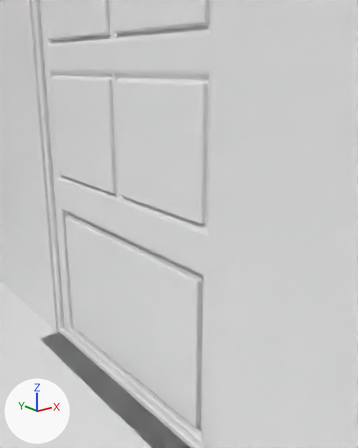
What one commit did to the Blender file 인테리어.blend.
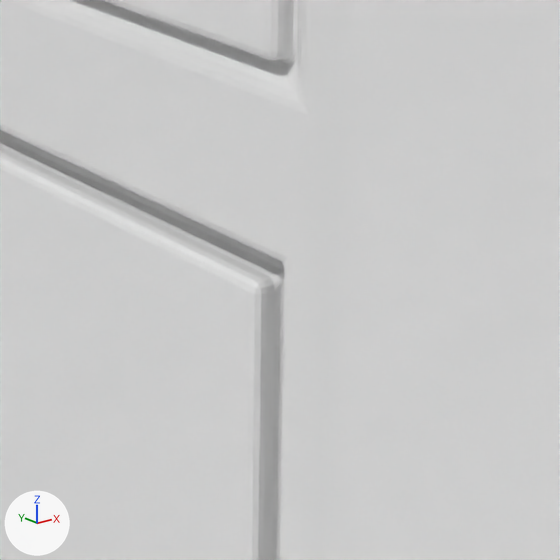
There are two pictures of each version: one from a 50 mm lens placed at (-4.9, -20.12, 11.15), pointed at (2.9, -10.37, 7.25), one close up on the part from 37% to 76% of the width and 47% to 78% of the height. The lights are fixed; the arrows at lower left show +X, +Y and +Z.

Objects in the first close-up: '문.001', '문틀', '벽'.
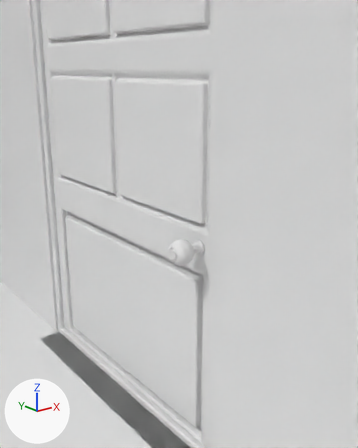
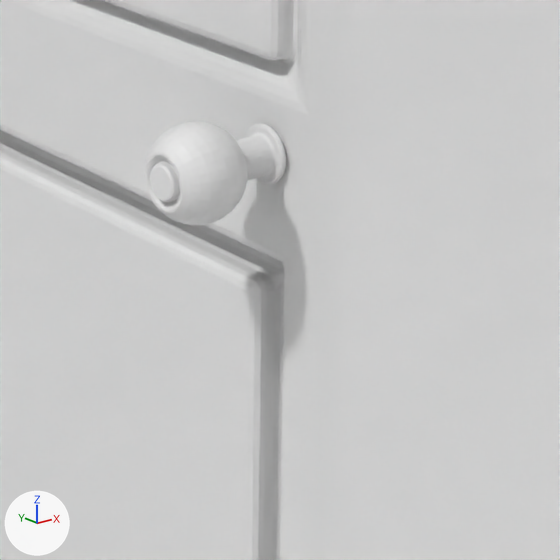
Changed parts and their boxes [x1, y1, x2, y2] in the close-ups (560 x 560 px):
'Sphere', added
    after: [144, 122, 286, 225]

Diff of the bpy script that builds the scene:
```diff
--- a/인테리어.blend.py
+++ b/인테리어.blend.py
@@ me_sphere_003 @@
+me_sphere_003.from_pydata(...)  # 576 vertices, 546 faces; spans x -1.0..1.0, y -1.0..1.0, z -0.87..1.8
@@ ob_sphere @@
+ob_sphere = bpy.data.objects.new('Sphere', me_sphere_003)
+ob_sphere.location = (2.75, -10.651, 6.564)
+ob_sphere.rotation_euler = (0.0, 1.571, 0.0)  # degrees (0, 90, 0)
+ob_sphere.scale = (0.345, 0.345, 0.345)
+_m = ob_sphere.modifiers.new('Bevel', 'BEVEL')
+_m.width = 0.75
+_m.width_pct = 0.75
+_m.segments = 4
```
